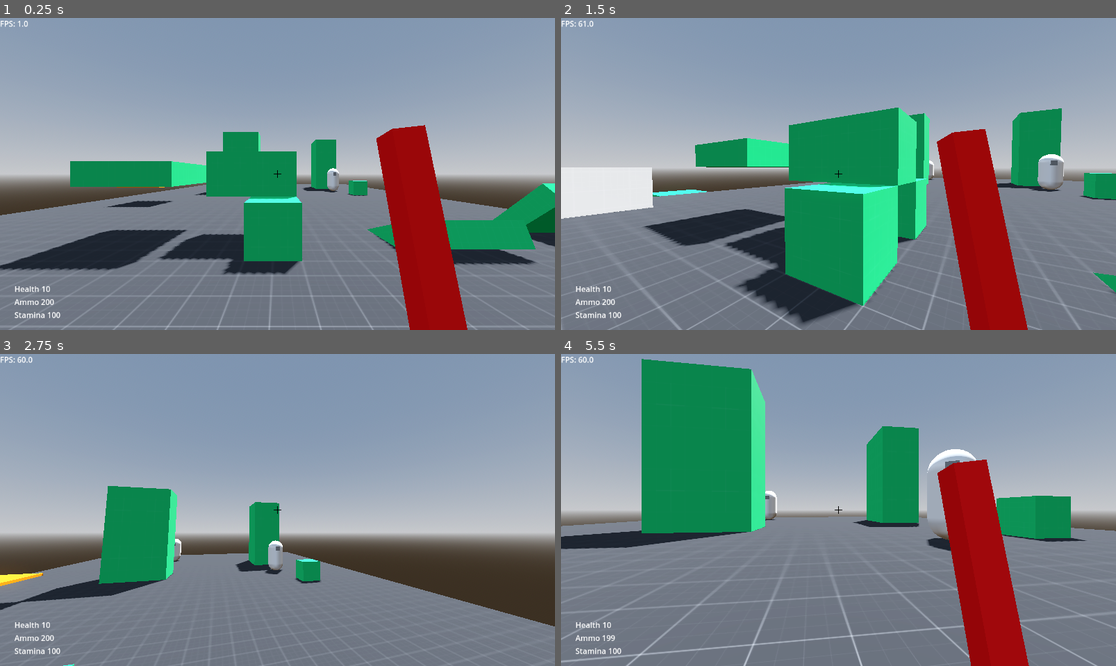
Above: before the commit, frames 1-4 (two rows, left to right).
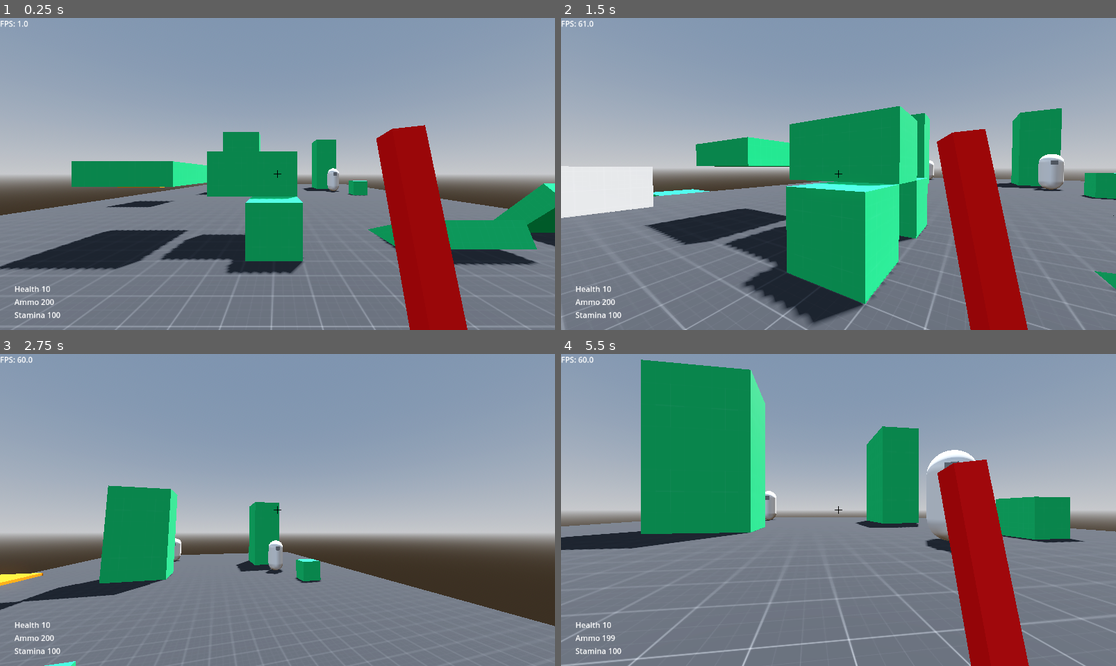
Above: after the commit, the same moments.

Repository: CXVMNER/Im_sim
Game: Godot game, scene res://scenes/level_01.tscn
Two runs of this game, one before a commit and one after it. Both use one fixed random seed, a clock stepped at 60 frames per second and the inputs below.
Inputs (mouse positions are in pixels of both pictures, inside the frame that each line leads up to):
- Up to frame 1 (0.25 s): no input
- Up to frame 2 (1.5 s): move the mouse to (866, 174) at 0.52 s; hold Ctrl (crouch) 0.53-1.28 s; hold W (move_forward) from 0.53 s (still down); tap Space (jump) at 0.77, 0.8, 1.07, 1.35 s; move the mouse to (810, 174) at 1.27 s
- Up to frame 3 (2.75 s): keep holding W (move_forward); tap Space (jump) at 1.52, 1.82, 2.3 s; tap Ctrl (crouch) at 1.55 s; move the mouse to (288, 503) at 2.02 s; press the mouse at (288, 503) at 2.03 s
- Up to frame 4 (5.5 s): keep holding W (move_forward); move the mouse to (832, 516) at 2.77 s; release the mouse at (832, 516) at 2.78 s; right-click (832, 516) at 2.85 s; tap Space (jump) at 3.02, 3.32, 3.77, 3.8, 4.07, 4.52, 4.82, 5.3 s; tap Ctrl (crouch) at 3.05, 4.55 s; move the mouse to (877, 513) at 3.52 s; hold Ctrl (crouch) 3.53-4.28 s; move the mouse to (794, 506) at 4.27 s; tap Shift (sprint) at 4.35 s; move the mouse to (844, 510) at 5.02 s; hold Tab (toggle_mouse) from 5.03 s (still down)

The runs differ from the first frame. In frame 1, 0.9% of the frame differs, in the area x 0-100%, y 36-100%; in frame 2, 3.1%, in the area x 0-100%, y 28-100%; in frame 3, 0.3%; in frame 4, 2.7%.

Commit message:
Minor adjustments

Diff:
--- a/project.godot
+++ b/project.godot
@@ -97,3 +97,7 @@
 [physics]
 
 3d/physics_engine="Jolt Physics"
+
+[rendering]
+
+occlusion_culling/use_occlusion_culling=true
--- a/scenes/fpp_controller.tscn
+++ b/scenes/fpp_controller.tscn
@@ -275,7 +275,7 @@
 [node name="WeaponHolder" type="Node3D" parent="CameraController/Camera3D"]
 
 [node name="WeaponMesh" type="MeshInstance3D" parent="CameraController/Camera3D/WeaponHolder"]
-transform = Transform3D(0.09935715, -0.11320276, 0, 0.011247508, 0.9871846, 0.011320283, -0.0012814872, -0.112475075, 0.0993572, 0.45, -0.35, -0.6)
+transform = Transform3D(0.09935712, -0.11320272, 0, 0.011247505, 0.9871843, 0.011320283, -0.0012814868, -0.11247504, 0.0993572, 0.45, -0.35, -0.6)
 material_override = SubResource("StandardMaterial3D_ghtvo")
 mesh = SubResource("BoxMesh_fg1av")
 
--- a/scenes/level_01.tscn
+++ b/scenes/level_01.tscn
@@ -1,9 +1,9 @@
 [gd_scene load_steps=23 format=3 uid="uid://bb4nkm70jejd8"]
 
-[ext_resource type="Texture2D" uid="uid://d3wlwl8qnne8" path="res://assets/kenney_prototype-textures/PNG/Dark/texture_01.png" id="1_3reho"]
+[ext_resource type="Texture2D" uid="uid://d3wlwl8qnne8" path="res://textures/prototype/Dark/texture_01.png" id="1_3reho"]
 [ext_resource type="Script" uid="uid://603i2562qmnn" path="res://scripts/level_01.gd" id="1_avbq2"]
 [ext_resource type="Texture2D" uid="uid://bfnbxrybmalxn" path="res://textures/prototype/Light/texture_13.png" id="2_a8ik3"]
-[ext_resource type="Texture2D" uid="uid://b0gdxoa4rrd0n" path="res://assets/kenney_prototype-textures/PNG/Green/texture_03.png" id="2_oa775"]
+[ext_resource type="Texture2D" uid="uid://b0gdxoa4rrd0n" path="res://textures/prototype/Green/texture_03.png" id="2_oa775"]
 [ext_resource type="PackedScene" uid="uid://bd6bmfe3g5nfg" path="res://scenes/fpp_controller.tscn" id="3_q73g5"]
 [ext_resource type="PackedScene" uid="uid://c8161in0xfnar" path="res://scenes/enemy.tscn" id="6_haycg"]
 [ext_resource type="PackedScene" uid="uid://bjoc7m7517768" path="res://scenes/power_up.tscn" id="7_ky2cw"]
@@ -131,7 +131,6 @@
 }
 
 [node name="world" type="Node3D"]
-transform = Transform3D(1, 0, 0, 0, 1, 0, 0, 0, 1, 0.00644684, -0.0293374, -0.0345706)
 script = ExtResource("1_avbq2")
 
 [node name="WorldEnvironment" type="WorldEnvironment" parent="."]
@@ -234,6 +233,18 @@
 size = Vector3(2, 0.25, 1)
 material = SubResource("StandardMaterial3D_r7s51")
 
+[node name="step5" type="CSGBox3D" parent="NavigationRegion3D/Node3D"]
+transform = Transform3D(1, 0, 0, 0, 1, 0, 0, 0, 1, 5, 1.125, 3.5)
+use_collision = true
+size = Vector3(2, 0.25, 1)
+material = SubResource("StandardMaterial3D_r7s51")
+
+[node name="step6" type="CSGBox3D" parent="NavigationRegion3D/Node3D"]
+transform = Transform3D(1, 0, 0, 0, 1, 0, 0, 0, 1, 5, 1.125, 4.5)
+use_collision = true
+size = Vector3(2, 0.25, 1)
+material = SubResource("StandardMaterial3D_r7s51")
+
 [node name="CSGBox3D12" type="CSGBox3D" parent="NavigationRegion3D/Node3D"]
 transform = Transform3D(1, 0, 0, 0, 1, 0, 0, 0, 1, 0, 0.5, -6)
 use_collision = true
@@ -251,12 +262,6 @@
 
 [node name="CSGBox3D15" type="CSGBox3D" parent="NavigationRegion3D/Node3D"]
 transform = Transform3D(1, 0, 0, 0, 1, 0, 0, 0, 1, -3, 1.5, -5)
-use_collision = true
-size = Vector3(2, 0.5, 2)
-material = SubResource("StandardMaterial3D_r7s51")
-
-[node name="CSGBox3D16" type="CSGBox3D" parent="NavigationRegion3D/Node3D"]
-transform = Transform3D(1, 0, 0, 0, 1, 0, 0, 0, 1, 5, 1, 4)
 use_collision = true
 size = Vector3(2, 0.5, 2)
 material = SubResource("StandardMaterial3D_r7s51")
--- a/scenes/level_02.tscn
+++ b/scenes/level_02.tscn
@@ -1,8 +1,8 @@
 [gd_scene load_steps=23 format=3 uid="uid://d2pibjg30griw"]
 
 [ext_resource type="Script" uid="uid://603i2562qmnn" path="res://scripts/level_01.gd" id="1_b6l7m"]
-[ext_resource type="Texture2D" uid="uid://d3wlwl8qnne8" path="res://assets/kenney_prototype-textures/PNG/Dark/texture_01.png" id="1_vhr1c"]
-[ext_resource type="Texture2D" uid="uid://b0gdxoa4rrd0n" path="res://assets/kenney_prototype-textures/PNG/Green/texture_03.png" id="2_p0ku4"]
+[ext_resource type="Texture2D" uid="uid://d3wlwl8qnne8" path="res://textures/prototype/Dark/texture_01.png" id="1_vhr1c"]
+[ext_resource type="Texture2D" uid="uid://b0gdxoa4rrd0n" path="res://textures/prototype/Green/texture_03.png" id="2_p0ku4"]
 [ext_resource type="PackedScene" uid="uid://bd6bmfe3g5nfg" path="res://scenes/fpp_controller.tscn" id="3_106sl"]
 [ext_resource type="Texture2D" uid="uid://bfnbxrybmalxn" path="res://textures/prototype/Light/texture_13.png" id="5_u2tna"]
 [ext_resource type="PackedScene" uid="uid://c8161in0xfnar" path="res://scenes/enemy.tscn" id="6_jm0yl"]
@@ -131,7 +131,6 @@
 }
 
 [node name="world" type="Node3D"]
-transform = Transform3D(1, 0, 0, 0, 1, 0, 0, 0, 1, 0.00644684, -0.0293374, -0.0345706)
 script = ExtResource("1_b6l7m")
 
 [node name="WorldEnvironment" type="WorldEnvironment" parent="."]
--- a/scripts/bullet.gd
+++ b/scripts/bullet.gd
@@ -1,7 +1,7 @@
 extends RigidBody3D
 
-var speed = 40.0
-var damage = 1
+var speed := 40.0
+var damage := 1
 
 func _ready():
 	linear_velocity = transform.basis * Vector3(0, 0, -speed)
--- a/scripts/enemy.gd
+++ b/scripts/enemy.gd
@@ -6,7 +6,7 @@
 @export var fireSpeed := 0.2
 @export var attackPower := 1
 
-var health = 10
+var health := 10
 var material
 var player = null
 var bullet = preload("res://scenes/bullet.tscn")
@@ -20,11 +20,11 @@
 var lastShot := 0.0
 var speed := 1.0
 var startPos
-var engaged = false
-var player_detected = false
+var engaged := false
+var player_detected := false
 
-const SPEED = 1.5
-const ATTACK_RANGE = 2.5
+const SPEED := 1.5
+const ATTACK_RANGE := 2.5
 
 func _ready():
 	player = get_node(PlayerPath)
--- a/scripts/fpp_controller.gd
+++ b/scripts/fpp_controller.gd
@@ -8,28 +8,28 @@
 @export var fireSpeed := 0.2
 @export var attackPower := 1
 
-var regenStamina = false
+var regenStamina := false
 var lastShot := 0.0
 
 var bullet = preload("res://scenes/bullet.tscn")
 
 var speed : float
-const WALK_SPEED = 4.0
-const SPRINT_SPEED = 7.0
-const CROUCH_SPEED = 2.0
-const JUMP_VELOCITY = 4.0
-const SENSITIVITY = 0.01
-const BACKWARD_SPEED = 0.8  # 80% of normal speed when moving backwards
-
-const AIR_CONTROL_FACTOR = 0.3  # Controls how much air movement is allowed (0 = no control, 1 = full control)
-var stored_horizontal_velocity = Vector3.ZERO  # To store the velocity at the moment of jumping
+const WALK_SPEED := 4.0
+const SPRINT_SPEED := 7.0
+const CROUCH_SPEED := 2.0
+const JUMP_VELOCITY := 4.0
+const SENSITIVITY := 0.01
+const BACKWARD_SPEED := 0.8  # 80% of normal speed when moving backwards
+
+const AIR_CONTROL_FACTOR := 0.3  # Controls how much air movement is allowed (0 = no control, 1 = full control)
+var stored_horizontal_velocity := Vector3.ZERO  # To store the velocity at the moment of jumping
 
 # head bob variables
-const BOB_FREQ = 2.0
-const BOB_AMP = 0.08
-var t_bob = 0.0
-
-var is_crouching = false
+const BOB_FREQ := 2.0
+const BOB_AMP := 0.06
+var t_bob := 0.0
+
+var is_crouching := false
 @export_range(5, 10, 0.1) var CROUCHING_SPEED : float = 7.0 # Animation speed
 @export var TOGGLE_CROUCH : bool = true
 @export var CROUCH_SHAPECAST : Node3D
--- a/scripts/power_up.gd
+++ b/scripts/power_up.gd
@@ -13,7 +13,7 @@
 @onready var respawnTimer = $respawn
 @onready var label = $Mesh/Label
 
-var collectable = true
+var collectable := true
 
 func _ready():
 	var mat = StandardMaterial3D.new()
